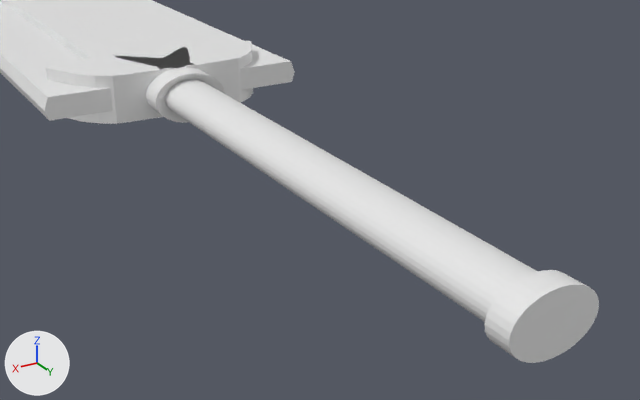
The Blender file Assets/BlenderAssets/RinSlayer.blend as it was, and as the next commit left it.
The view is the same before and after, from a 50 mm lens placed at (2.78, 8.01, 5.95), pointed at (-0.23, 2.99, 3.44). Lighting does not change. The marker at lower left points along +X, +Y and +Z. The picture after the commit comes second.

Objects in the first picture: 'blade', 'hilt', 'nub', 'petal', 'petal.001', 'petal.002'.
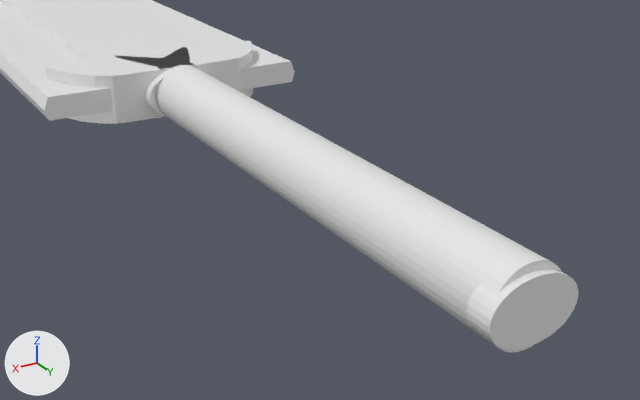
Commit message: save before wrap attempt

The edits, one by one:
Mesh me_cylinder_002 is new.
It is a 32-sided cylinder along z spanning x -1.0..1.0, y -1.0..1.0, z -1.0..1.0.
Object 'nub' (ob_nub) moves from (0.0, 4.759, 3.789) to (0.0, 4.626, 3.789).
Object 'hilt' (ob_hilt) moves from (0.0, 1.241, 3.789) to (0.0, 1.109, 3.789).
Object 'wrap' (ob_wrap) is new; it shows me_cylinder_002.
Its location is (0.0, 3.207, 3.789).
Its rotation in degrees is (90, 0, 0).
Its scale is (0.244, 0.244, 2.12).

Pixel boxes (x1, y1, x2, y2) of what changed, in the pictures (640 x 400 px):
'wrap', added: after (156, 65, 562, 352)
'hilt', moved: before (146, 67, 538, 322); after (146, 71, 209, 117)
'nub', moved: before (484, 270, 599, 363); after (466, 269, 578, 349)
